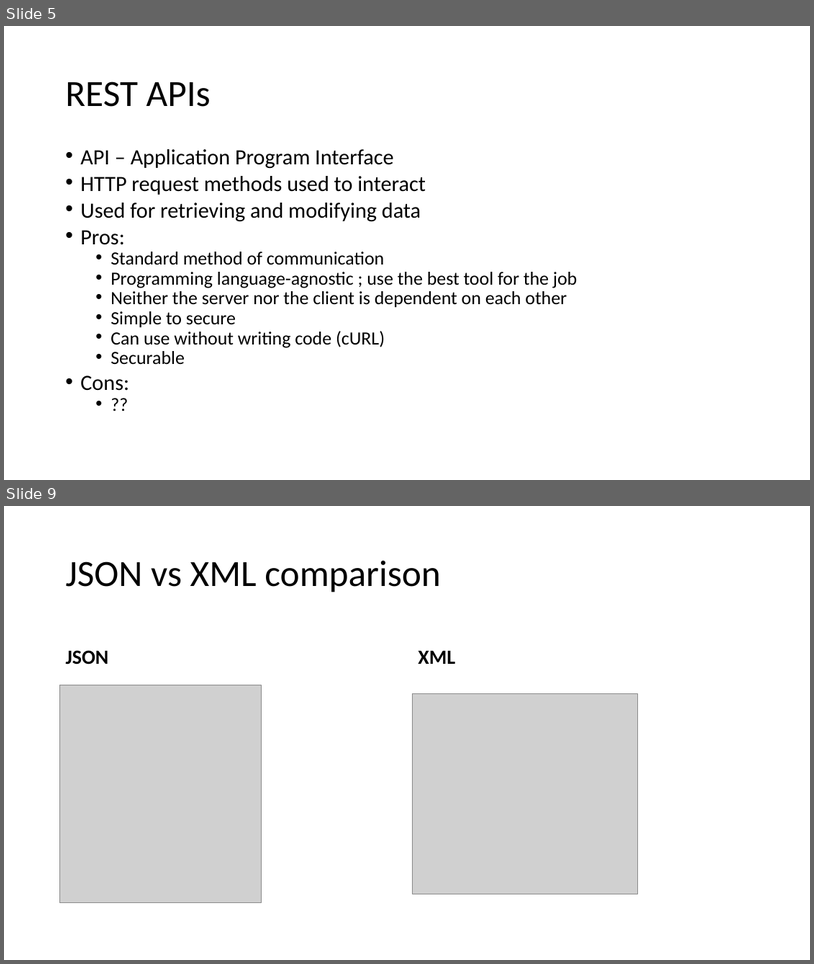
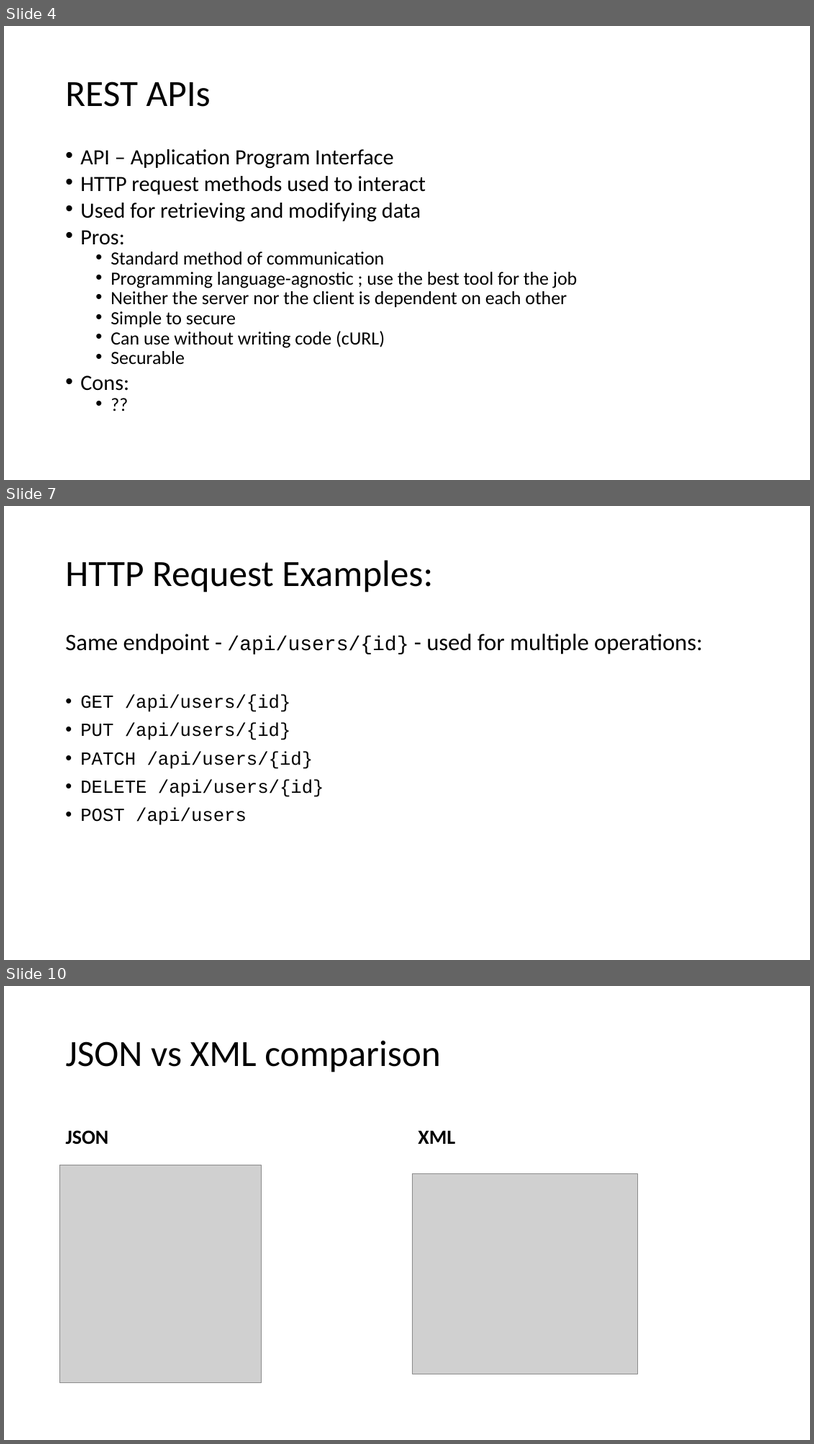
Before and after one commit to jasonroman/sloan-2018, a slide deck: presentation/rest-api-json-graphing.pptx. Shown one above the other, each under a label of ours: slides 5 and 9 before the commit, slides 4, 7 and 10 after it; the slides between them are not shown. The pictures are 814x964 and 814x1444 pixels, drawn with LibreOffice and Linux fonts; fonts in the diff are those of the drawing; grey boxes stand for pictures. Boxes give left, top, right and bottom in pixels: in the first picture for what was removed or moved away, otherwise in the second. Text is boxed around its words. In the diff, an @@ line names an element or a change of style, - is before the commit and + after.

```diff
--- a/presentation/rest-api-json-graphing.pptx
+++ b/presentation/rest-api-json-graphing.pptx
@@ slide 7 added at <box>4,506,810,960</box>, background #FFFFFF @@
@@ title added at <box>65,560,433,592</box>, 44 pt, text #000000 @@
+HTTP Request Examples:
@@ text added at <box>65,633,703,825</box>, 22 pt, text #000000 @@
+Same endpoint - /api/users/{id} - used for multiple operations:
+• GET /api/users/{id}
+• PUT /api/users/{id}
+• PATCH /api/users/{id}
+• DELETE /api/users/{id}
+• POST /api/users
@@ what was slide 5 is now slide 4 @@
@@ what was slide 9 is now slide 10 @@
```
Also in this commit, not shown: 6 slides changed, 15 other files.
